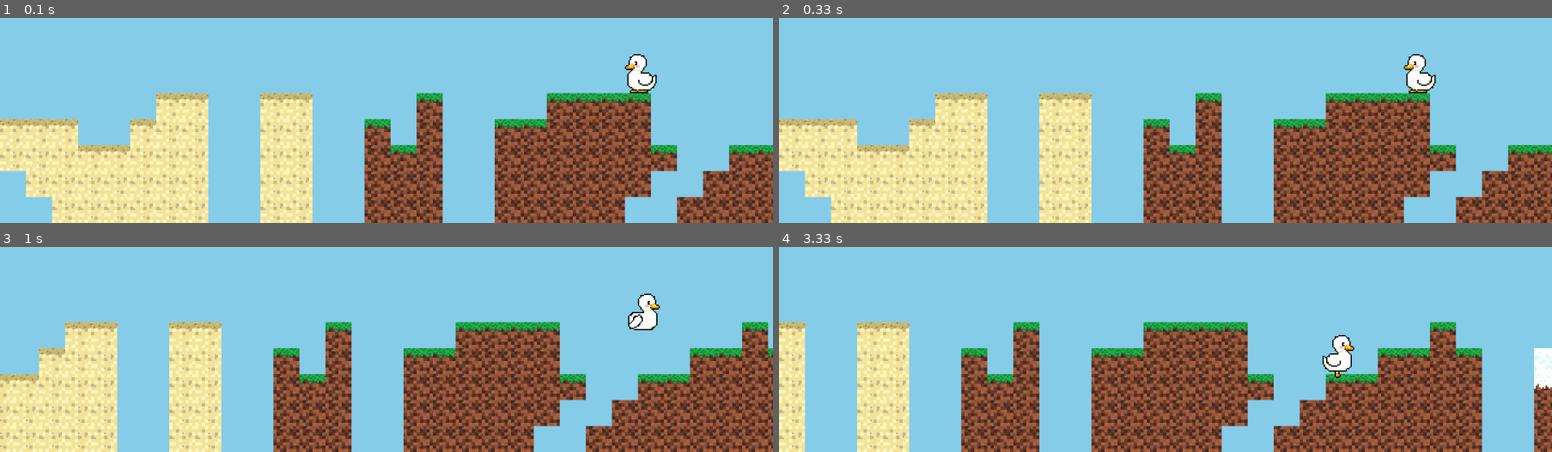
Above: before the commit, frames 1-4 (two rows, left to right).
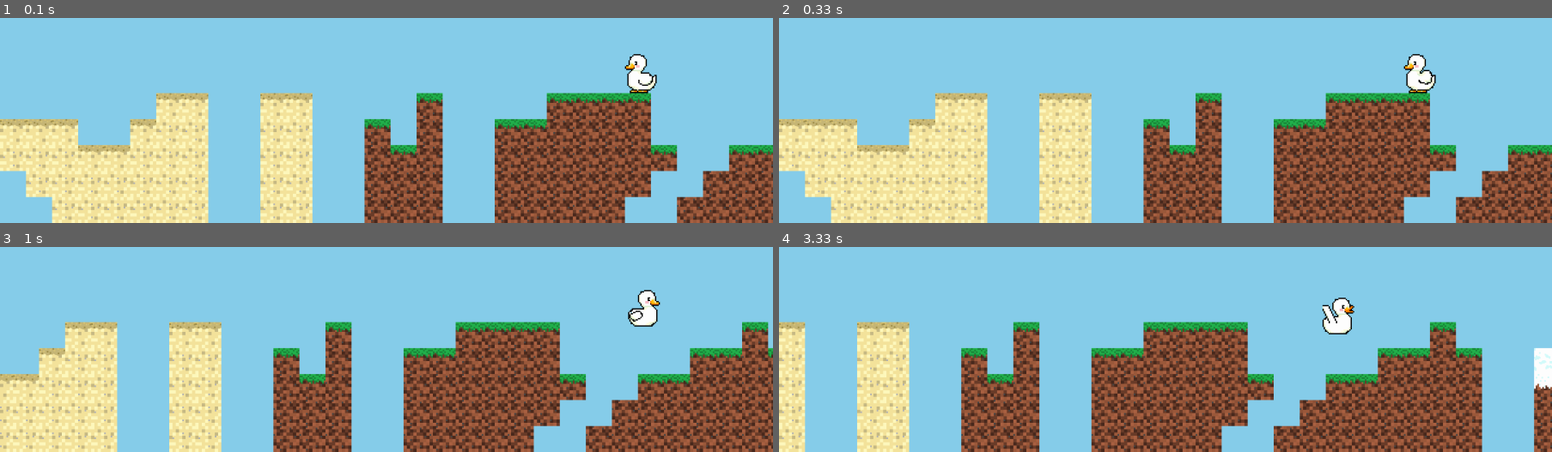
Above: after the commit, the same moments.

Repository: pinterroniaron/Pygame_minta
Game: pygame game, started from main.py
Two runs of this game, one before a commit and one after it. Both use one fixed random seed, a clock stepped at 60 frames per second and the inputs below.
Inputs:
- Up to frame 1 (0.1 s): no input
- Up to frame 2 (0.33 s): no input
- Up to frame 3 (1 s): hold Right 0.33-0.8 s; hold Up from 0.83 s (still down)
- Up to frame 4 (3.33 s): release Up at 1.13 s; hold Right 1.17-1.63 s; hold Left 1.67-2.2 s; hold Left 2.23-2.63 s; hold Up 2.67-3.03 s; hold Right from 3.07 s (still down)

Frame 1 is identical in both runs. In frame 2, less than 0.1% of the frame differs, in the area x 82-85%, y 25-34%; in frame 3, 0.4%; in frame 4, 1.1%, in the area x 70-75%, y 24-65%.

Commit message:
idle animation fixed

Diff:
--- a/player.py
+++ b/player.py
@@ -10,12 +10,13 @@
         self.frame_index = 0
         self.status = "idle"
         self.animation_speed = 0.35
+        self.animation_speed_idle = 0.05
         self.image = self.animations["idle"][self.frame_index]
         self.rect = self.image.get_rect(topleft=pos)
 
         self.direction = pygame.math.Vector2(0, 0)
         self.speed = 8
-        self.gravity = 0.8
+        self.gravity = 0.6
         self.jump_speed = -16
         self.facing_left = True
         self.on_ground = False
@@ -39,7 +40,11 @@
     def animate(self):
         animation = self.animations[self.status]
 
-        self.frame_index += self.animation_speed
+        if self.status == "idle":
+            self.frame_index += self.animation_speed_idle
+        else:
+            self.frame_index += self.animation_speed
+
         if self.frame_index >= len(animation):
             self.frame_index = 0
 
